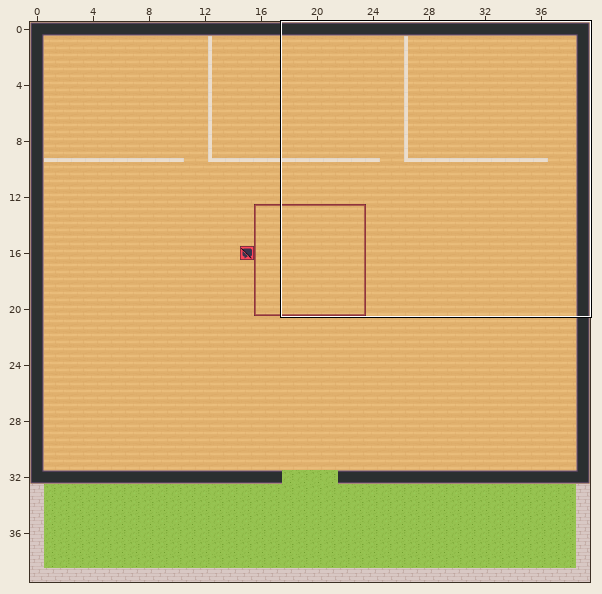
Tiled map (JSON) -- map.tmj. Above: a wide view before the commit, with the close-up outlined.
Close-up. First the earlier version:
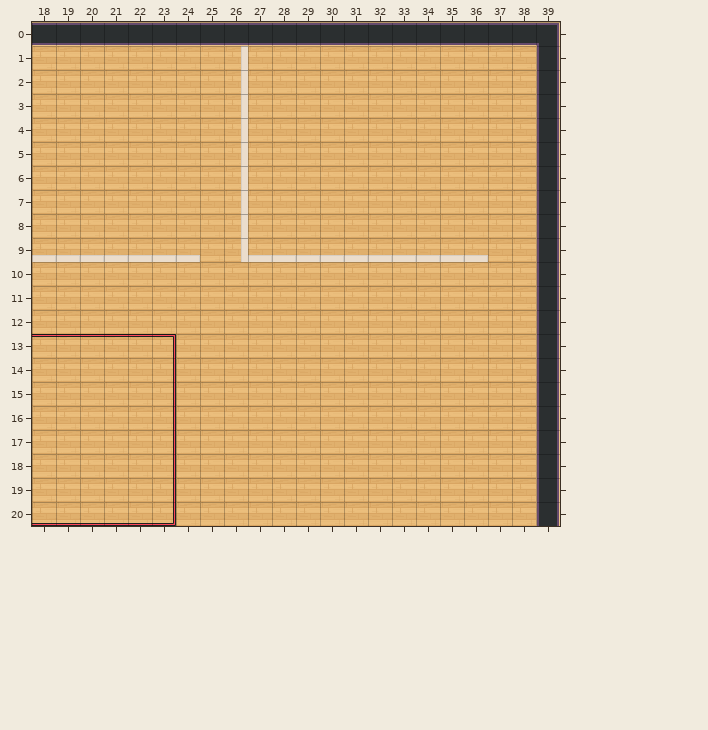
Cells are 32x32 px. Shown: x 18..39, y 0..20. The commit also changed other parts of the map, which this record leaves out.
After:
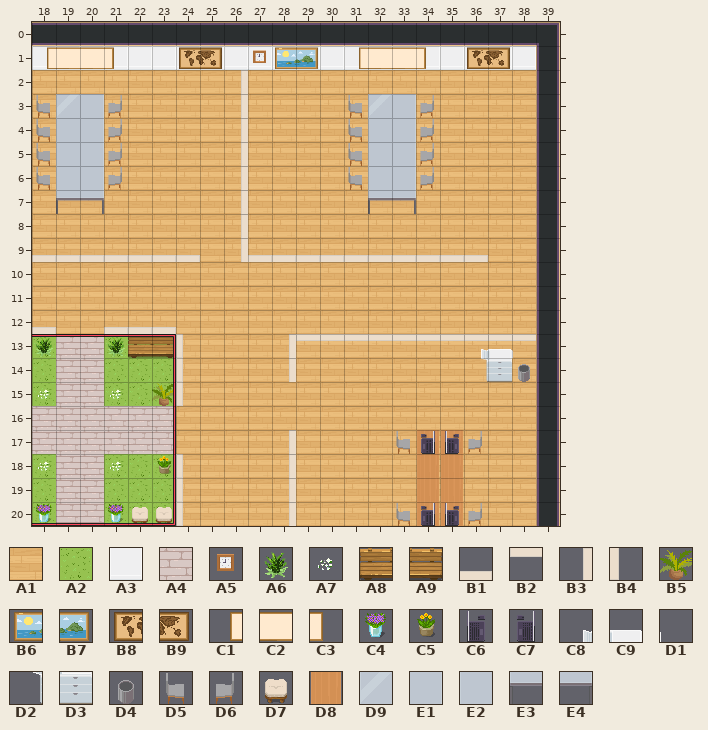
Key: from "Chunk 1": A1 2, A2 4, A3 32, A4 38, A5 47, A6 55, A7 56, A8 129, A9 130, B1 167, B2 167 turned 180, B3 167 turned 270, B4 167 turned 90, B5 200; from "WA_Decoration": B6 0, B7 1, B8 24, B9 25, C1 49, C2 50, C3 51, C4 92, C5 93; from "WA_Miscellaneous": C6 24, C7 25, C8 26, C9 27, D1 28, D2 36, D3 37, D4 60; from "WA_Seats": D5 119, D6 120, D7 164; from "WA_Tables": D8 12, D9 15, E1 17, E2 17 flipped left-right, E3 25, E4 27.
__ is an empty cell.
Tiles of an added or newly shown layer are drawn over the layers below it.
The edit:
Layer "Ground/floor/tile-floor-1":
y 13..15: x 18..23 A1 A1 A1 A1 A1 A1 -> A2 A4 A4 A2 A2 A2
y 16..17: x 18..23 A1 A1 A1 A1 A1 A1 -> A4 A4 A4 A4 A4 A4
y 18..20: x 18..23 A1 A1 A1 A1 A1 A1 -> A2 A4 A4 A2 A2 A2
Layer "Ground/walls/tile-walls1":
y 1: x 18..38 __ __ __ __ __ __ __ __ B3 __ __ __ __ __ __ __ __ __ __ __ __ -> A3 A3 A3 A3 A3 A3 A3 A3 A3 A3 A3 A3 A3 A3 A3 A3 A3 A3 A3 A3 A3
y 12: x 18 __ -> B1; x 21..23 __ __ __ -> B1 B1 B1
y 13: x 24 __ -> B4; x 28..38 __ __ __ __ __ __ __ __ __ __ __ -> B3 B2 B2 B2 B2 B2 B2 B2 B2 B2 B2
y 14: x 24 __ -> B4; x 28 __ -> B3
y 15: x 24 __ -> B4
y 17: x 28 __ -> B3
y 18..20: x 24 __ -> B4; x 28 __ -> B3
Layer "Ground/walls/tile-walls-2" (added):
y 1: x 18..21 __ __ __ __ -> C1 C2 C2 C3; x 24..25 __ __ -> B8 B9; x 27..29 __ __ __ -> A5 B6 B7; x 31..34 __ __ __ __ -> C1 C2 C2 C3; x 36..37 __ __ -> B8 B9
Layer "Ground/furnitures/tile-texture-level-1" (added):
y 3: x 18..21 __ __ __ __ -> D5 D9 E1 D6; x 31..34 __ __ __ __ -> D5 D9 E1 D6
y 4..6: x 18..21 __ __ __ __ -> D5 E2 E1 D6; x 31..34 __ __ __ __ -> D5 E2 E1 D6
y 7: x 19..20 __ __ -> E3 E4; x 32..33 __ __ -> E3 E4
y 13: x 18 __ -> A6; x 21..23 __ __ __ -> A6 A8 A9; x 36..38 __ __ __ -> C8 C9 D1
y 14: x 36..38 __ __ __ -> D2 D3 D4
y 15: x 18 __ -> A7; x 21 __ -> A7; x 23 __ -> B5
y 17: x 33..36 __ __ __ __ -> D5 D8 D8 D6
y 18: x 18 __ -> A7; x 21 __ -> A7; x 23 __ -> C5; x 34..35 __ __ -> D8 D8
y 19: x 34..35 __ __ -> D8 D8
y 20: x 18 __ -> C4; x 21..23 __ __ __ -> C4 D7 D7; x 33..36 __ __ __ __ -> D5 D8 D8 D6
Layer "Ground/furnitures/tile-texture-level-2" (added):
y 17: x 34..35 __ __ -> C7 C6
y 20: x 34..35 __ __ -> C7 C6
Boxes around the changes in both close-ups, in picture pixels (x1, y1, x2, y2):
changed: (32, 46, 536, 70)
added: (36, 94, 122, 214)
added: (348, 94, 434, 214)
changed: (32, 327, 183, 526)
added: (289, 334, 536, 382)
added: (289, 430, 296, 526)
added: (396, 430, 482, 526)
